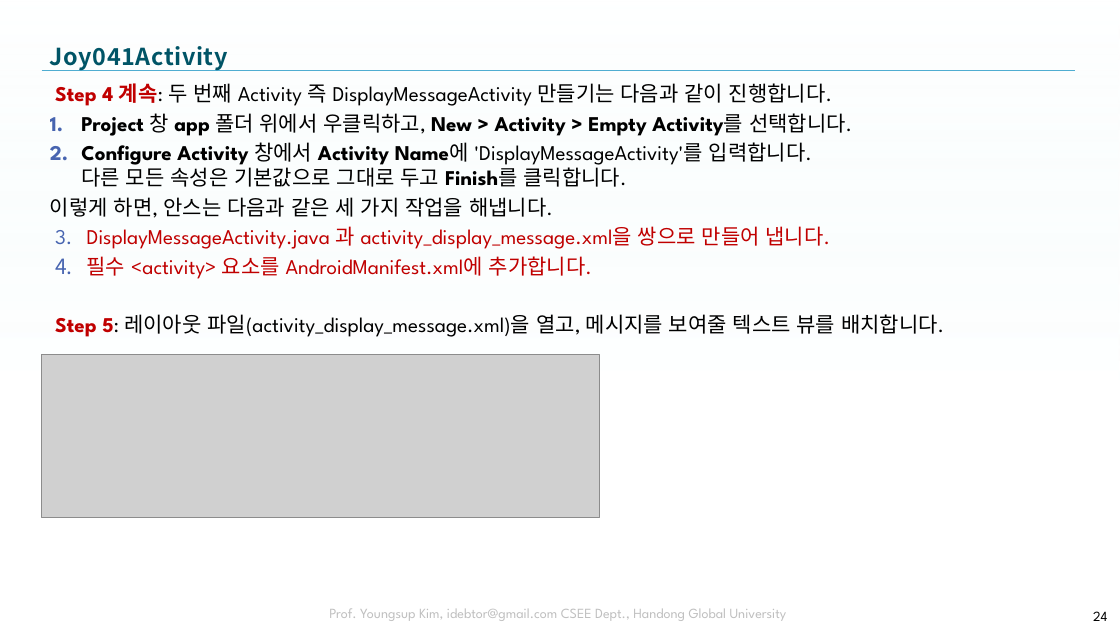
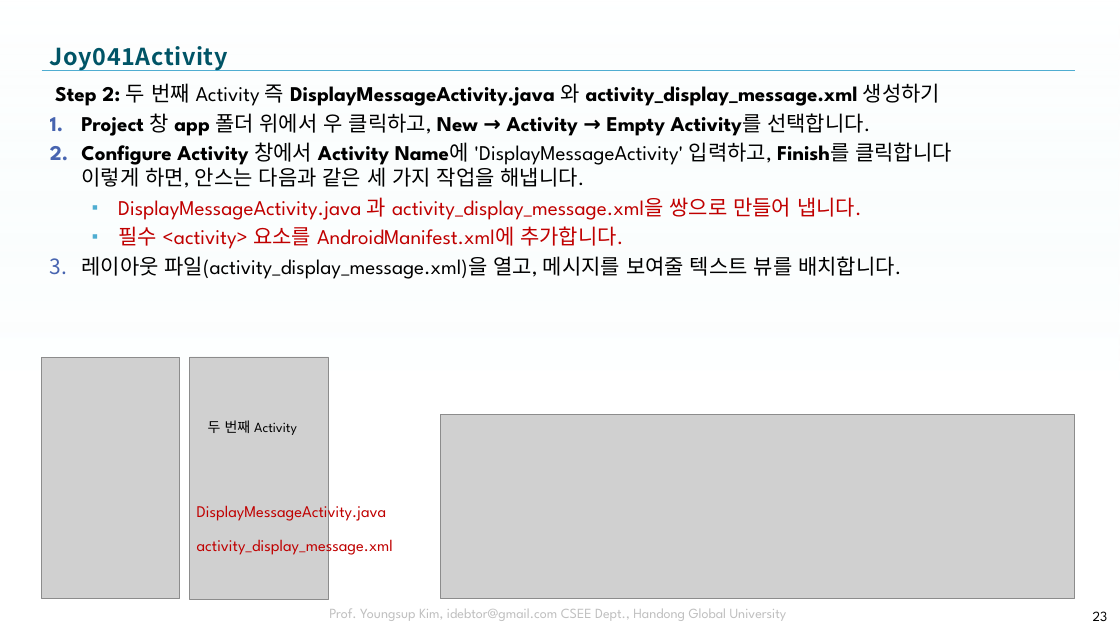
Before and after one commit to tae7841/HuStarAS, a slide deck: slide 23 of ppts/04Activity.pptx (slide 24 before the commit). Drawn at 1120x630 pixels with LibreOffice and Linux fonts; fonts in the diff are those of the drawing; grey boxes stand for pictures; background and template pictures are left out. Boxes give left, top, right and bottom in pixels: in the first picture for what was removed or moved away, otherwise in the second. Text is boxed around its words. In the diff, an @@ line names an element or a change of style, - is before the commit and + after.

```diff
--- a/ppts/04Activity.pptx
+++ b/ppts/04Activity.pptx
@@ text at [55, 83, 952, 188]: text changed; bold on @@
-Step 4 계속: 두 번째 Activity 즉 DisplayMessageActivity 만들기는 다음과 같이 진행합니다.
-1. Project 창 app 폴더 위에서 우클릭하고, New > Activity > Empty Activity를 선택합니다.
-2. Configure Activity 창에서 Activity Name에 'DisplayMessageActivity'를 입력합니다.
-   다른 모든 속성은 기본값으로 그대로 두고 Finish를 클릭합니다.
-이렇게 하면, 안스는 다음과 같은 세 가지 작업을 해냅니다.
+Step 2: 두 번째 Activity 즉 DisplayMessageActivity.java 와 activity_display_message.xml 생성하기
+1. Project 창 app 폴더 위에서 우 클릭하고, New → Activity → Empty Activity를 선택합니다.
+2. Configure Activity 창에서 Activity Name에 'DisplayMessageActivity' 입력하고, Finish를 클릭합니다
+   이렇게 하면, 안스는 다음과 같은 세 가지 작업을 해냅니다.
@@ text at [118, 197, 861, 249]: bullet 1. to ▪; list level 1 to 2 in "DisplayMessageActivity.java 과 activity_display_message.xml을  ..."; bullet colour #4764B0 to #4FADD1; list level 1 to 2 in "필수 <activity> 요소를 AndroidManifest.xml에 추가합니다." @@
@@ text at [81, 256, 901, 279]: text changed @@
-Step 5: 레이아웃 파일(activity_display_message.xml)을 열고, 메시지를 보여줄 텍스트 뷰를 배치합니다.
+3. 레이아웃 파일(activity_display_message.xml)을 열고, 메시지를 보여줄 텍스트 뷰를 배치합니다.
@@ picture added at [42, 357, 181, 599] @@
@@ picture added at [190, 357, 329, 600] @@
@@ picture: place and size @@
-picture at [42, 355, 600, 517]
+picture at [440, 414, 1075, 599]
@@ text added at [208, 420, 297, 435], 12 pt, text #000000 @@
+두 번째 Activity
@@ text added at [197, 500, 387, 522], 14 pt, text #C00000 @@
+DisplayMessageActivity.java
@@ text added at [197, 534, 393, 556], 14 pt, text #C00000 @@
+activity_display_message.xml
@@ page number at [1093, 611, 1108, 621]: text changed @@
-24
+23
```
Also in this commit, not shown: 11 other slides changed, 12 slides added.
